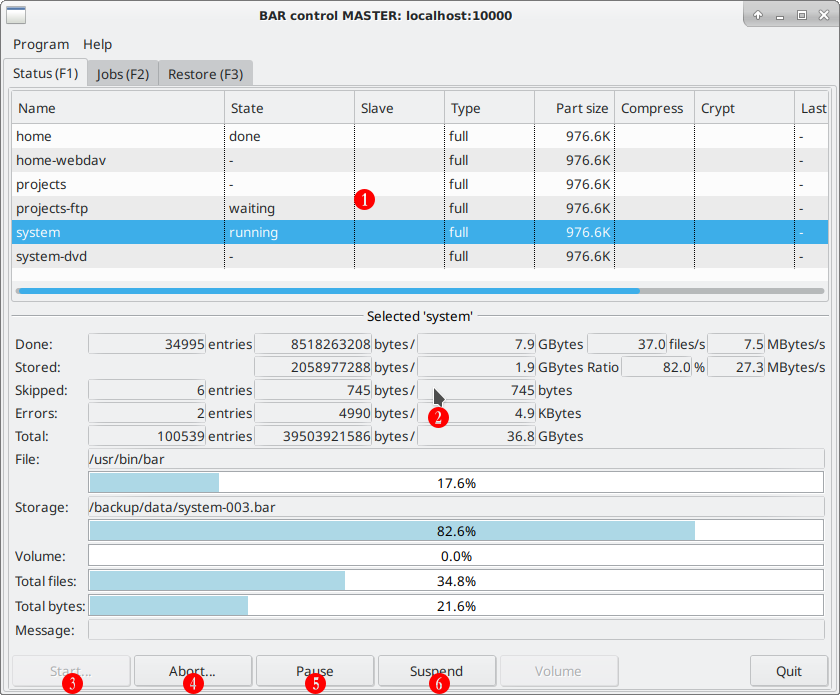
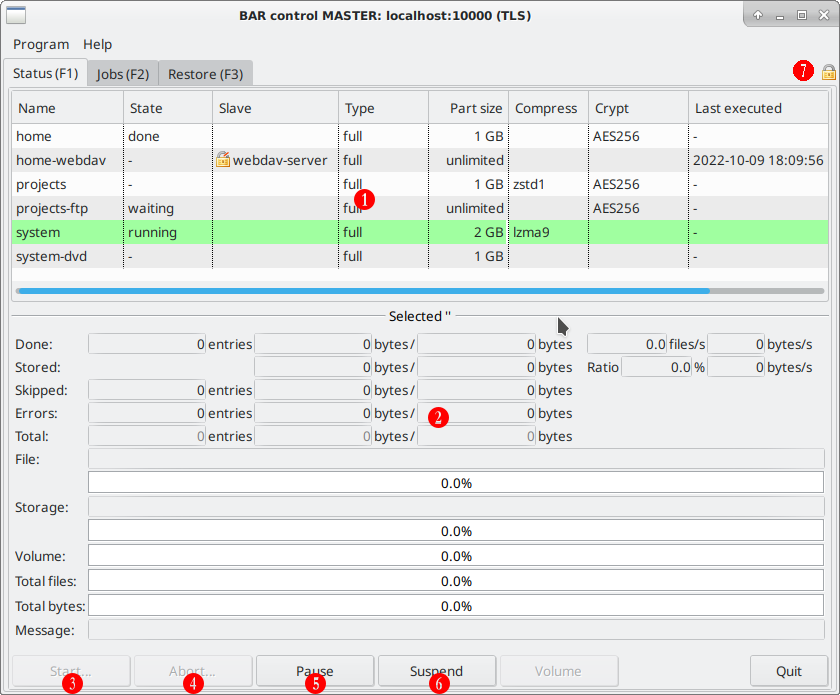
Before/after of a 840x695 layered artwork. What changed in the layer stack:
added layer "H" above "B" over [793, 60, 814, 81]
painted on "snapshot12.png" over [12, 10, 836, 686]
